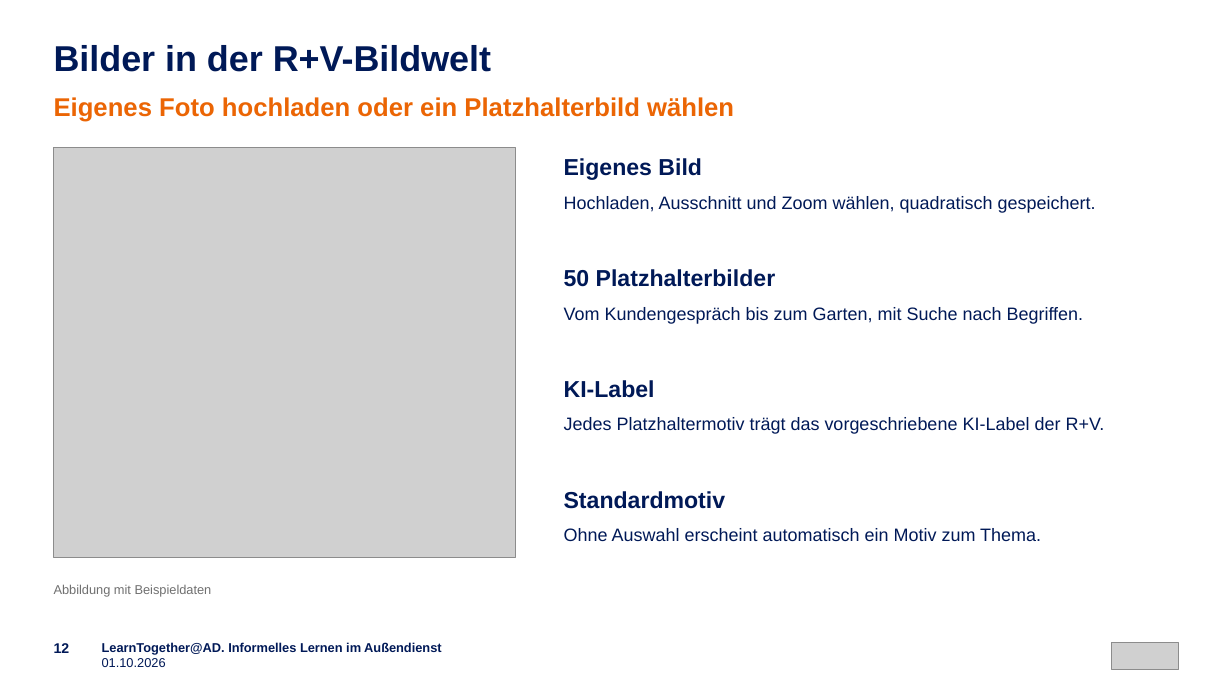
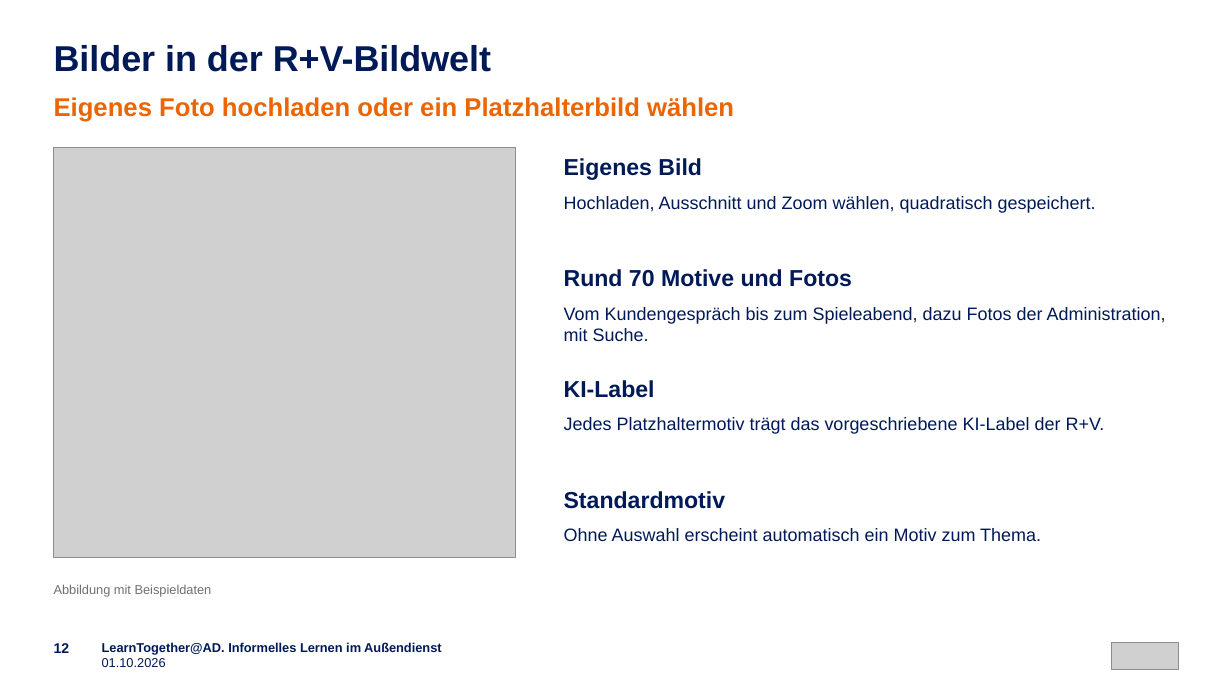
Before and after one commit to emplush/ruv_learntogether, a slide deck: slide 12 of docs/LearnTogether-AD_Praesentation.pptx. Drawn at 1232x693 pixels with LibreOffice and Linux fonts; fonts in the diff are those of the drawing; grey boxes stand for pictures. Boxes give left, top, right and bottom in pixels: in the first picture for what was removed or moved away, otherwise in the second. Text is boxed around its words. In the diff, an @@ line names an element or a change of style, - is before the commit and + after.

```diff
--- a/docs/LearnTogether-AD_Praesentation.pptx
+++ b/docs/LearnTogether-AD_Praesentation.pptx
@@ text at [564,269,852,287]: text changed @@
-50 Platzhalterbilder
+Rund 70 Motive und Fotos
@@ text at [564,307,1166,341]: text changed @@
-Vom Kundengespräch bis zum Garten, mit Suche nach Begriffen.
+Vom Kundengespräch bis zum Spieleabend, dazu Fotos der Administration, mit Suche.
```
Also in this commit, not shown: 2 other slides changed, 48 other files.
